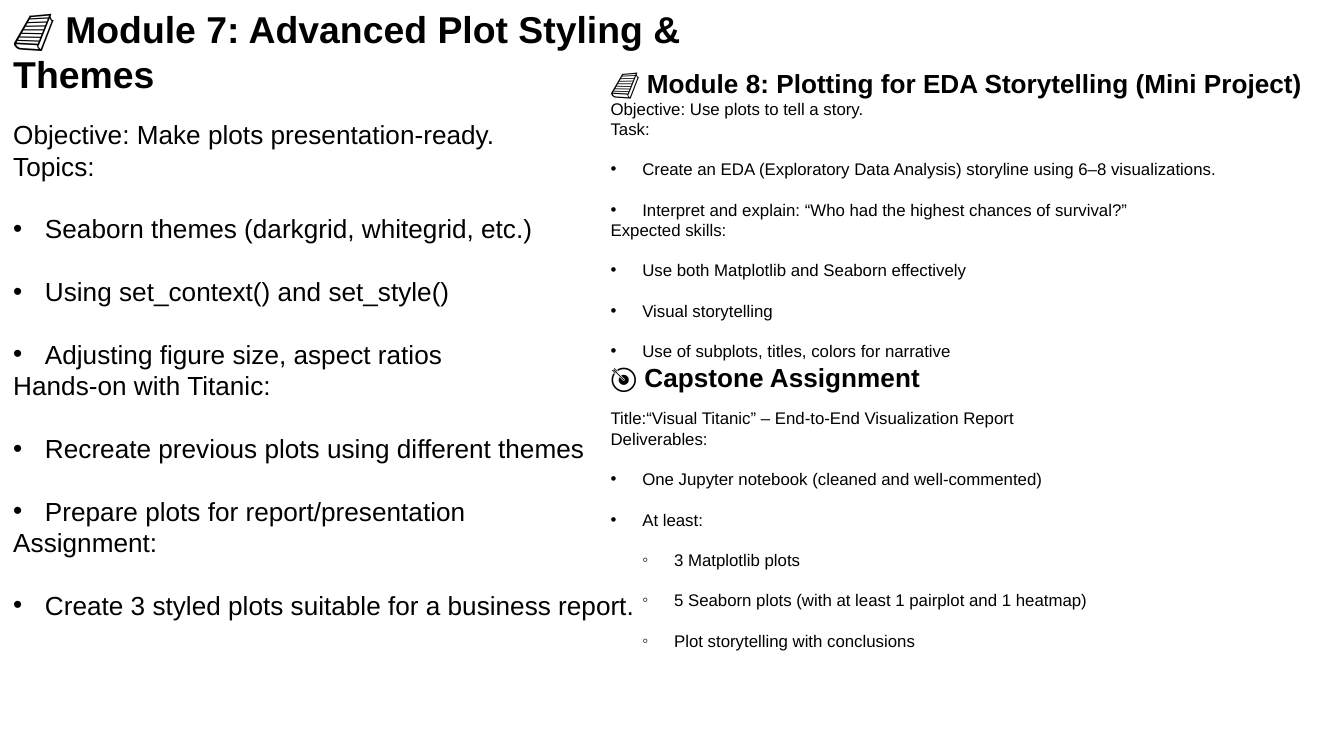
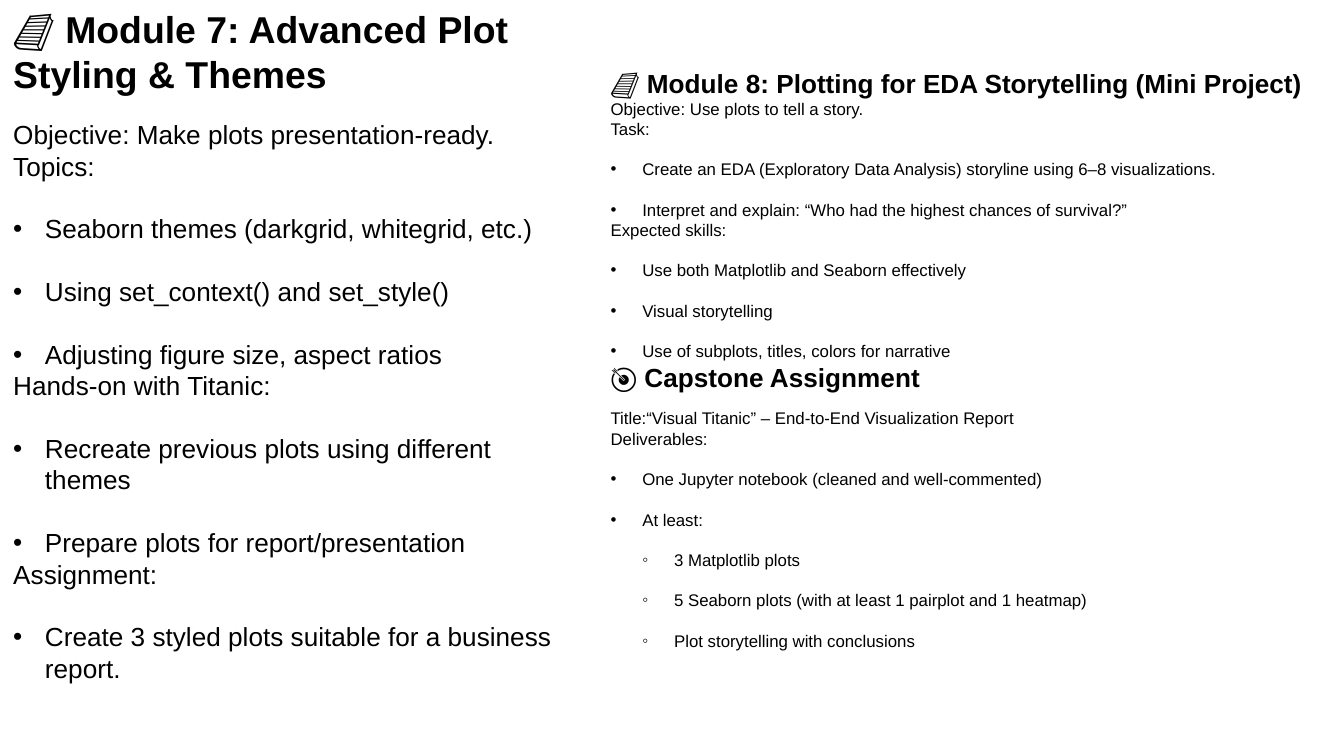
Before and after one commit to shahil04/ds_materials, a slide deck: slide 7 of 5.0_python_6.libraries/python_libraries/3_matplot_seaborn/Matplotlib_Seaborn_class.pptx (slide 6 before the commit). Drawn at 1344x756 pixels with LibreOffice and Linux fonts; fonts in the diff are those of the drawing. Boxes give left, top, right and bottom in pixels: in the first picture for what was removed or moved away, otherwise in the second. Text is boxed around its words. In the diff, an @@ line names an element or a change of style, - is before the commit and + after.

```diff
--- a/5.0_python_6.libraries/python_libraries/3_matplot_seaborn/Matplotlib_Seaborn_class.pptx
+++ b/5.0_python_6.libraries/python_libraries/3_matplot_seaborn/Matplotlib_Seaborn_class.pptx
@@ text "📘 Module 7: Advanced Plot ..." rewrapped from box(13, 16, 642, 621) to box(13, 16, 551, 684) @@
```
Also in this commit, not shown: 8 other slides changed, 3 slides added, 29 other files.
